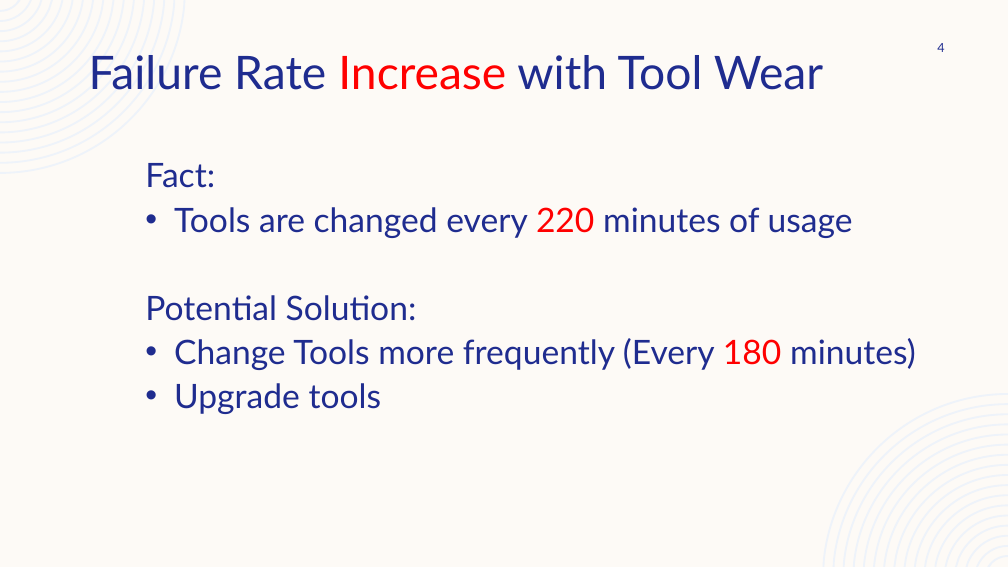
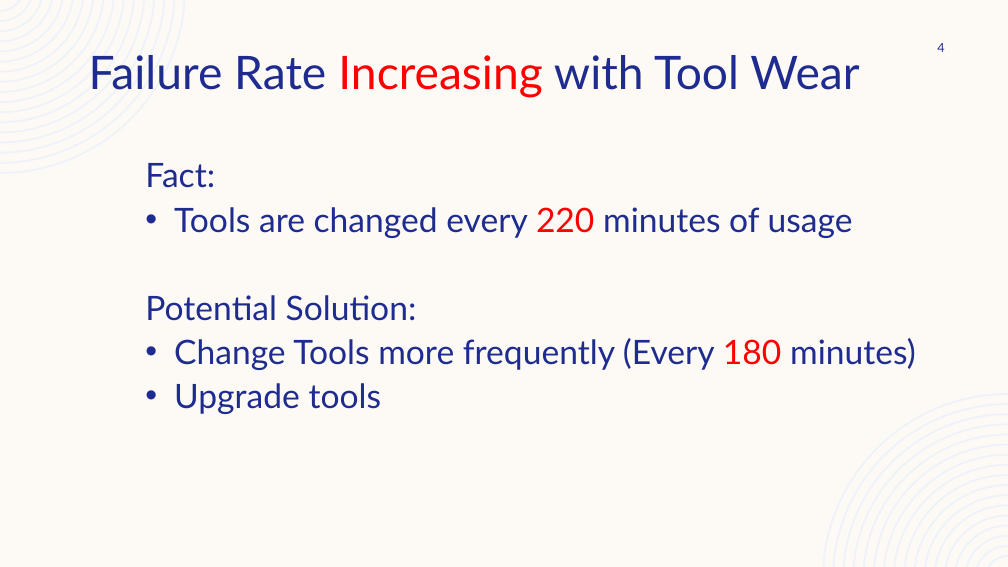
Before and after one commit to dallenwill/MachinePredictiveMaintenance, a slide deck: slide 4 of MPM_Presentation.pptx. Drawn at 1008x567 pixels with LibreOffice and Linux fonts; fonts in the diff are those of the drawing. Boxes give left, top, right and bottom in pixels: in the first picture for what was removed or moved away, otherwise in the second. Text is boxed around its words. In the diff, an @@ line names an element or a change of style, - is before the commit and + after.

```diff
--- a/MPM_Presentation.pptx
+++ b/MPM_Presentation.pptx
@@ text at <box>89,55,859,98</box>: text changed @@
-Failure Rate Increase with Tool Wear
+Failure Rate Increasing with Tool Wear
```
Also in this commit, not shown: 1 other slide changed, 1 other file.
